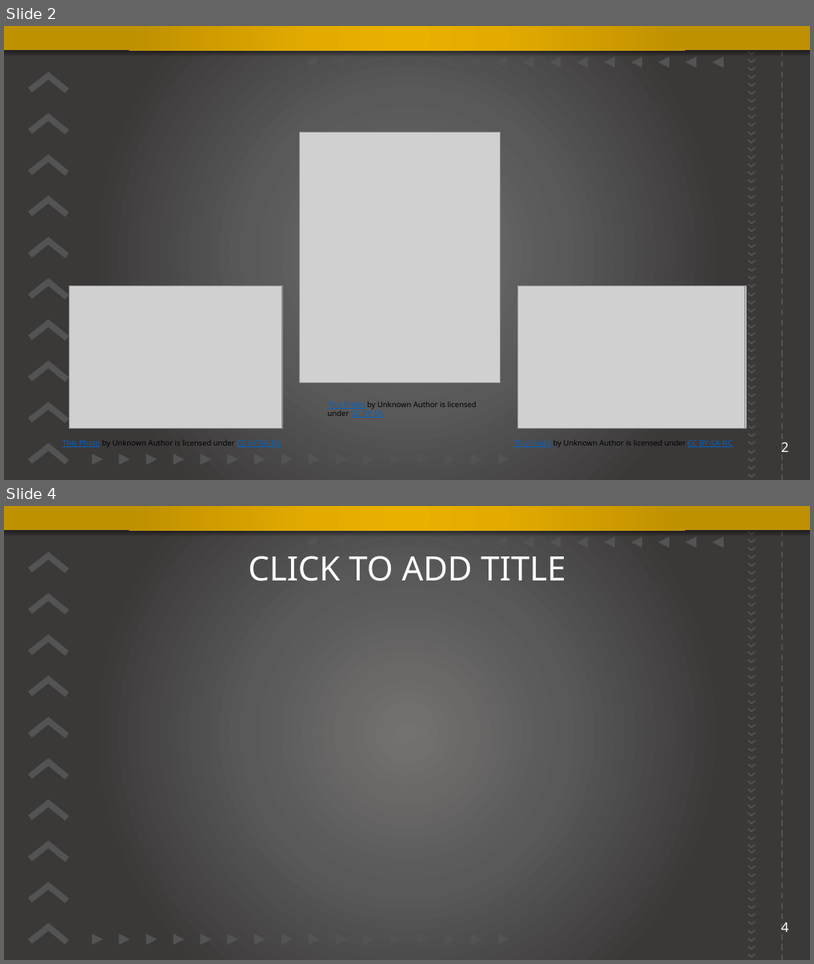
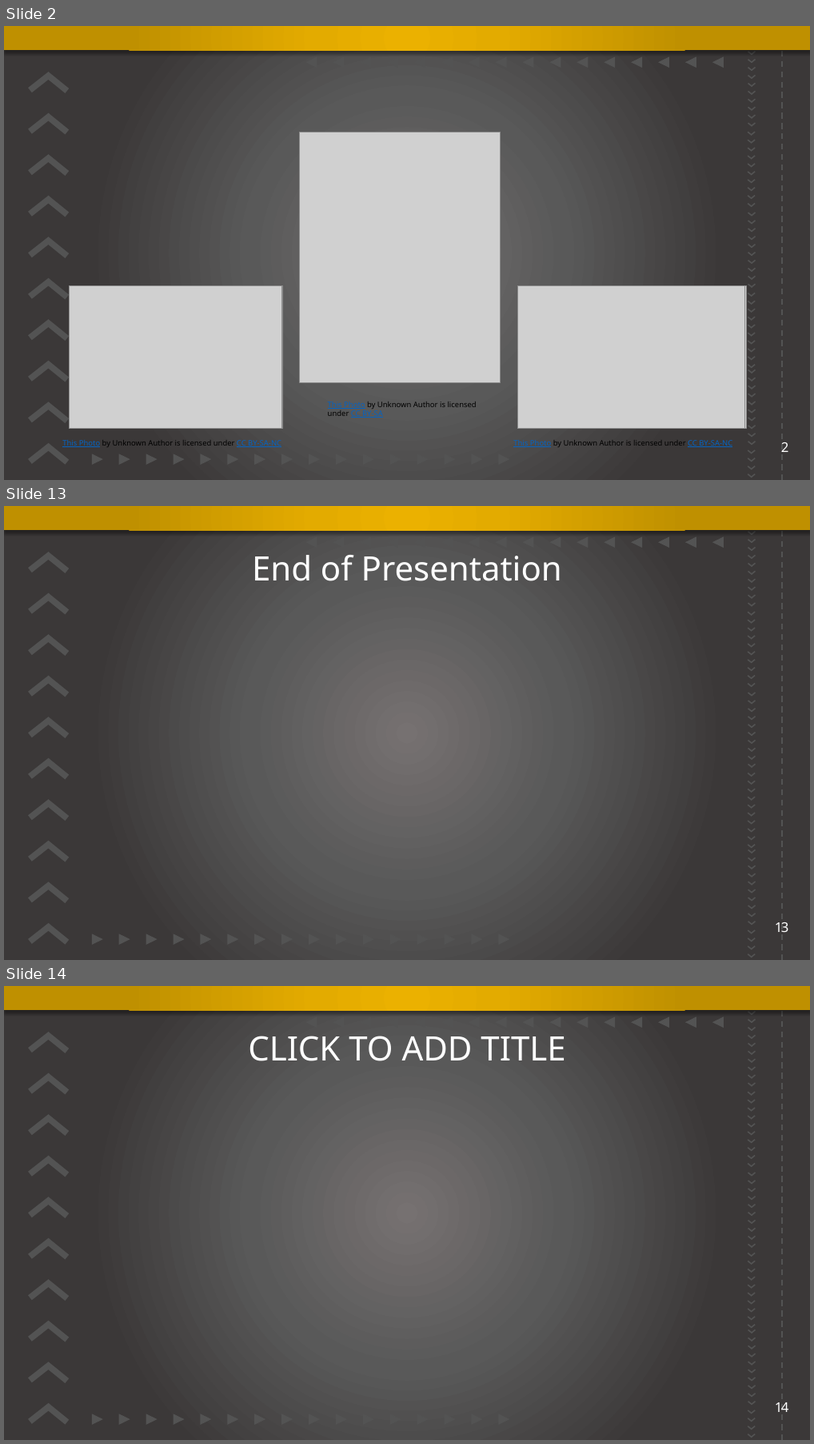
Before and after one commit to shupersap/Sport-Vs.-e-Sports-Viewers, a slide deck: Presentation.pptx. Shown one above the other, each under a label of ours: slides 2 and 4 before the commit, slides 2, 13 and 14 after it; the slides between them are not shown. The pictures are 814x964 and 814x1444 pixels, drawn with LibreOffice and Linux fonts; fonts in the diff are those of the drawing; grey boxes stand for pictures; background and template pictures are left out. Boxes give left, top, right and bottom in pixels: in the first picture for what was removed or moved away, otherwise in the second. Text is boxed around its words. In the diff, an @@ line names an element or a change of style, - is before the commit and + after.

```diff
--- a/Presentation.pptx
+++ b/Presentation.pptx
@@ slide 13 added at (x1=4, y1=506, x2=810, y2=960), background gradient #767171 to #595959 to #3B3838; not listed: 162 template elements that a slide beside it also shows @@
@@ title added at (x1=252, y1=555, x2=562, y2=581), 40 pt, text #FFFFFF @@
+End of Presentation
@@ page number added at (x1=775, y1=922, x2=790, y2=932), 16 pt, text #FFFFFF @@
+13
@@ what was slide 4 is now slide 14 @@
@@ page number at (x1=775, y1=1402, x2=790, y2=1412): text changed @@
-4
+14
```
Also in this commit, not shown: 10 other slides added, 1 slide removed.
